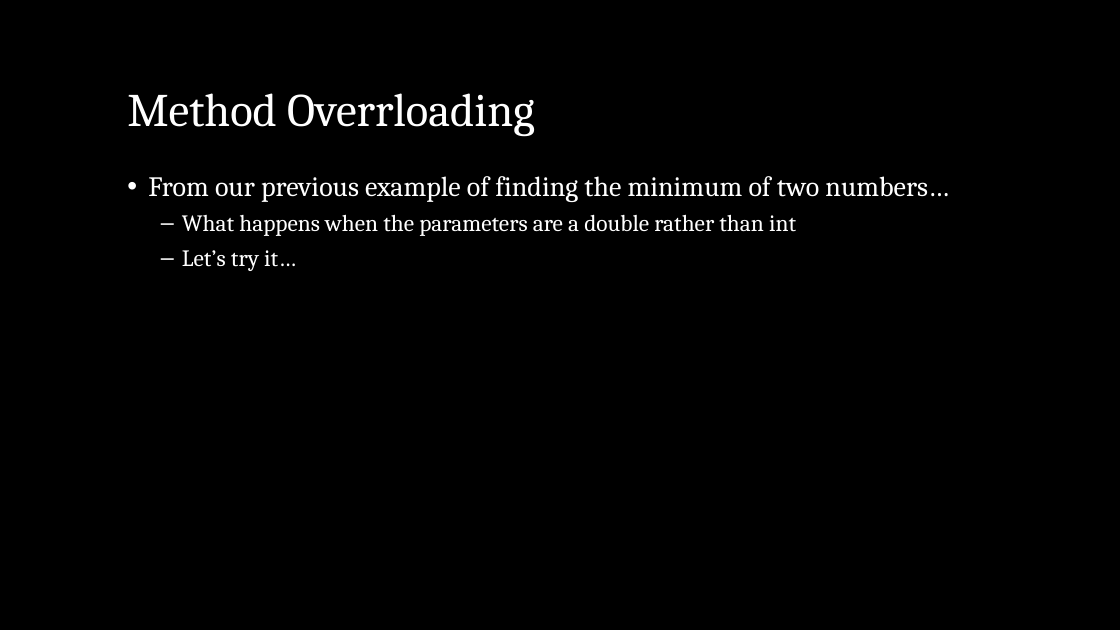
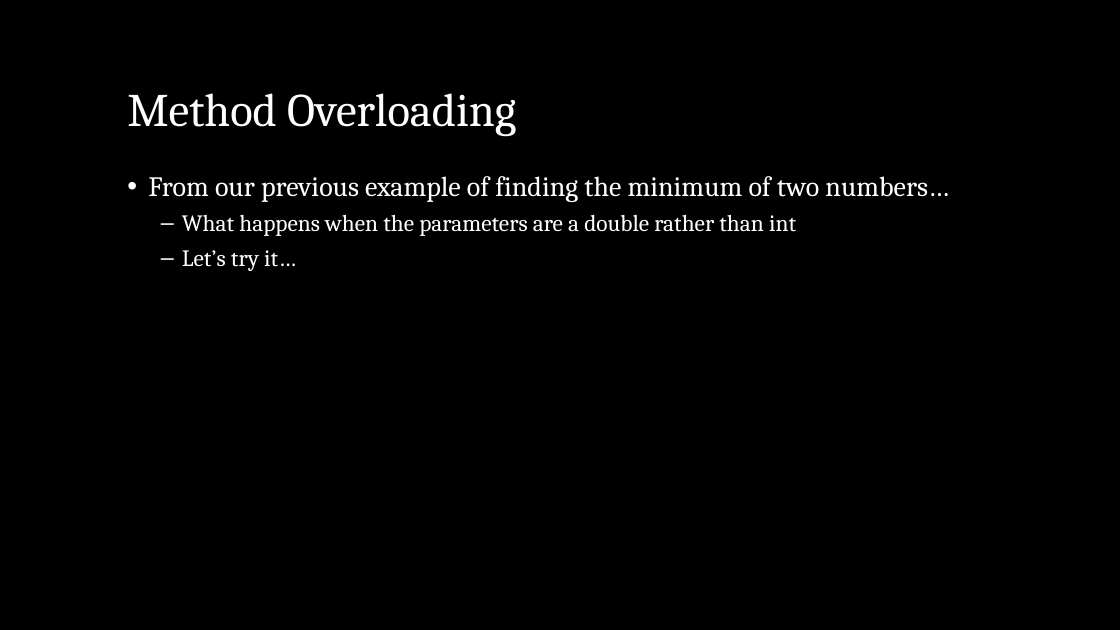
Before and after one commit to Mechanical-Advantage/Training2018, a slide deck: slide 16 of doc/java/slides/week4.pptx. Drawn at 1120x630 pixels with LibreOffice and Linux fonts; fonts in the diff are those of the drawing; background and template pictures are left out. Boxes give left, top, right and bottom in pixels: in the first picture for what was removed or moved away, otherwise in the second. Text is boxed around its words. In the diff, an @@ line names an element or a change of style, - is before the commit and + after.

```diff
--- a/doc/java/slides/week4.pptx
+++ b/doc/java/slides/week4.pptx
@@ title at (127, 93, 516, 137): text changed @@
-Method Overrloading
+Method Overloading
```
Also in this commit, not shown: 7 other files.
